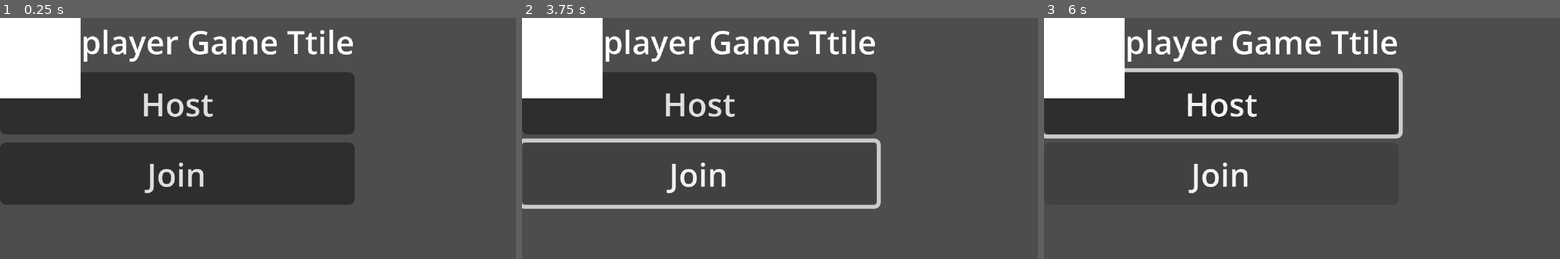
Above: before the commit, frames 1-3 (left to right).
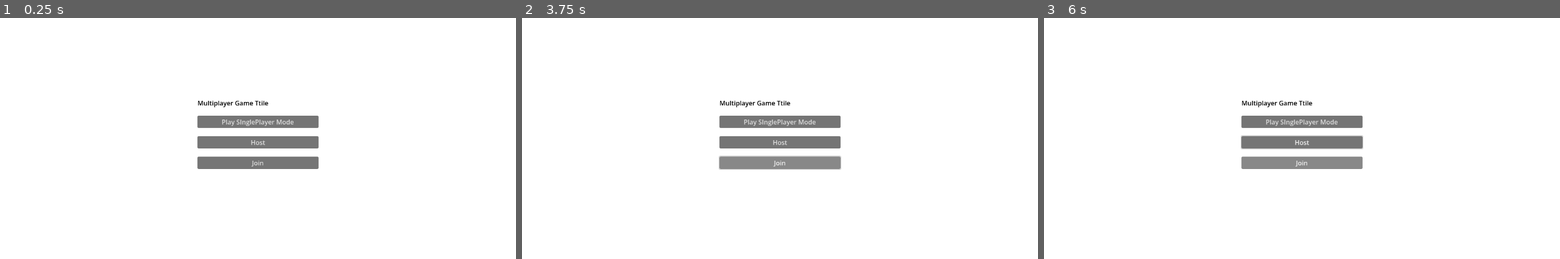
Above: after the commit, the same moments.

Repository: PyMedic/multiplayer-survival-game
Game: Godot game, scene res://Title.tscn
The game is run twice, just before and just after one commit, with the same random seed, the same clock (stepped at 60 frames per second) and the same inputs. This scene is started directly instead of the project's main scene.
Inputs (mouse positions are in pixels of both pictures, inside the frame that each line leads up to):
- Up to frame 1 (0.25 s): no input
- Up to frame 2 (3.75 s): click (780, 121) at 0.5 s, where only the run after the commit has a clickable "Play SInglePlayer Mode"; click (780, 121) at 1.25 s, where only the run after the commit has a clickable "Play SInglePlayer Mode"; click "Host" at 2 s; click "Join" at 2.75 s; hold D (ui_right) from 3.53 s (still down)
- Up to frame 3 (6 s): release D (ui_right) at 4.28 s; hold S (ui_down) 4.28-5.03 s; hold D (ui_right) 5.03-5.78 s; hold W (ui_up) from 5.78 s (still down)

The runs differ from the first frame. In frame 1, 93% of the frame differs, in the area x 0-100%, y 0-100%; in frame 2, 93%; in frame 3, 92%.

Commit message:
Adjusted the title screen settings to display the game title and button UI correctly for the main title.

Diff:
--- a/client/multiplayer-survival-game/Title.tscn
+++ b/client/multiplayer-survival-game/Title.tscn
@@ -1,22 +1,46 @@
 [gd_scene format=3 uid="uid://bu8bx2do4as4l"]
+
+[ext_resource type="Script" uid="uid://bcb5tn1akhcsu" path="res://TitleMenu.gd" id="1_c0dwi"]
 
 [node name="Title" type="Control" unique_id=688917895]
 layout_mode = 3
-anchors_preset = 0
-offset_right = 40.0
-offset_bottom = 40.0
+anchors_preset = 15
+anchor_right = 1.0
+anchor_bottom = 1.0
+grow_horizontal = 2
+grow_vertical = 2
+script = ExtResource("1_c0dwi")
+
+[node name="Background" type="ColorRect" parent="." unique_id=1078563898]
+layout_mode = 1
+anchors_preset = 15
+anchor_right = 1.0
+anchor_bottom = 1.0
+grow_horizontal = 2
+grow_vertical = 2
 
 [node name="TitleCenterContainer" type="CenterContainer" parent="." unique_id=93037405]
-layout_mode = 0
-offset_right = 40.0
-offset_bottom = 40.0
+layout_mode = 1
+anchors_preset = 15
+anchor_right = 1.0
+anchor_bottom = 1.0
+grow_horizontal = 2
+grow_vertical = 2
 
 [node name="GameMenu" type="VBoxContainer" parent="TitleCenterContainer" unique_id=1534470759]
+custom_minimum_size = Vector2(300, 200)
 layout_mode = 2
+theme_override_constants/separation = 20
 
-[node name="Label" type="Label" parent="TitleCenterContainer/GameMenu" unique_id=1096117845]
+[node name="GameTitleLabel" type="Label" parent="TitleCenterContainer/GameMenu" unique_id=1096117845]
 layout_mode = 2
+theme_override_colors/font_color = Color(0, 0, 0, 1)
 text = "Multiplayer Game Ttile"
+
+[node name="SinglePlayerButton" type="Button" parent="TitleCenterContainer/GameMenu" unique_id=781942001]
+layout_mode = 2
+text = "Play SInglePlayer Mode
+"
 
 [node name="HostButton" type="Button" parent="TitleCenterContainer/GameMenu" unique_id=91398615]
 layout_mode = 2
@@ -25,8 +49,3 @@
 [node name="JoinButton" type="Button" parent="TitleCenterContainer/GameMenu" unique_id=514486453]
 layout_mode = 2
 text = "Join"
-
-[node name="Background" type="ColorRect" parent="." unique_id=1078563898]
-layout_mode = 0
-offset_right = 40.0
-offset_bottom = 40.0
--- a/client/multiplayer-survival-game/project.godot
+++ b/client/multiplayer-survival-game/project.godot
@@ -19,7 +19,6 @@
 
 window/size/viewport_width=1280
 window/size/viewport_height=600
-window/stretch/scale=5.0
 
 [input]
 
